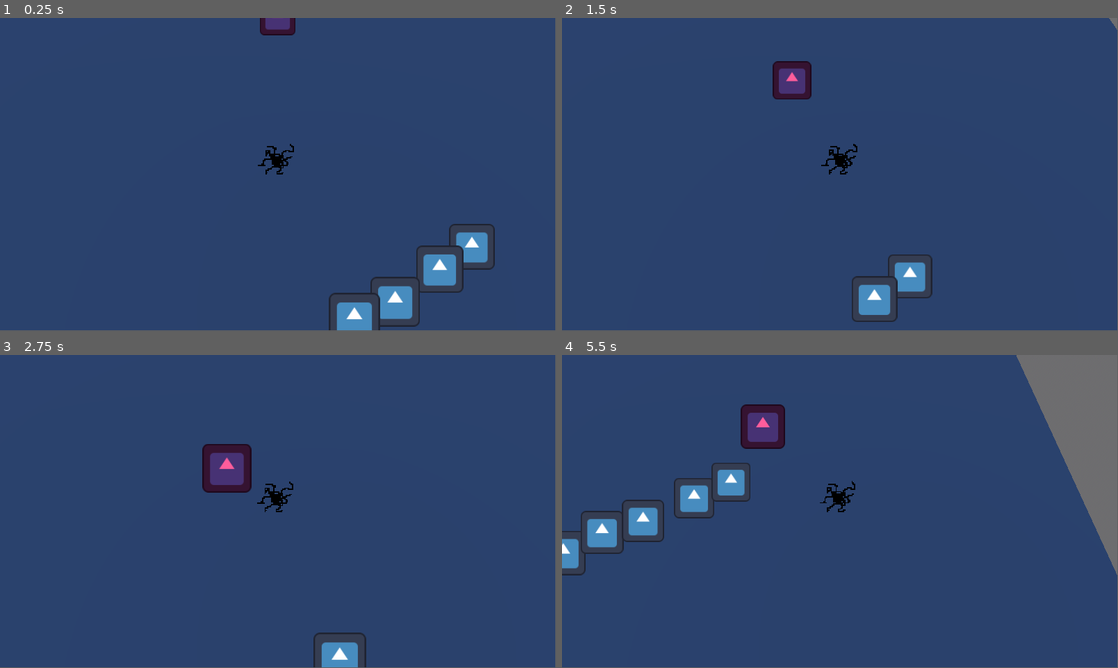
Above: before the commit, frames 1-4 (two rows, left to right).
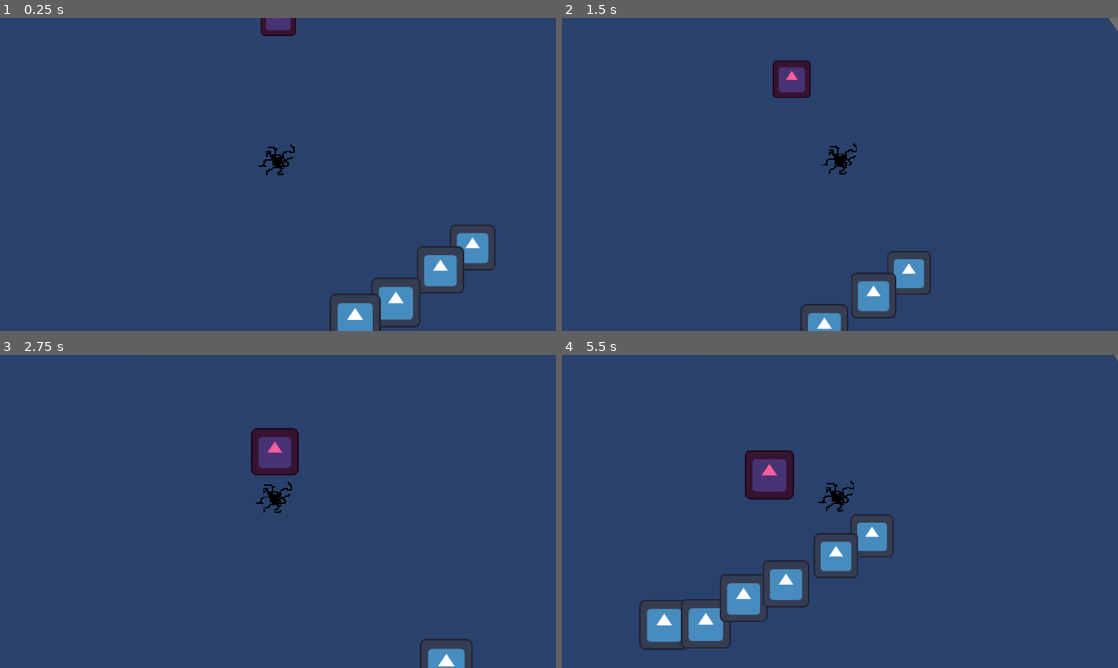
Above: after the commit, the same moments.

Repository: Area9579/Haustoria
Game: Godot game, scene res://Scenes/main.tscn
The game is run twice, just before and just after one commit, with the same random seed, the same clock (stepped at 60 frames per second) and the same inputs. The engine's default icon, where the game draws it, is replaced by a stand-in: a white triangle on a blue panel in a dark square.
Inputs (mouse positions are in pixels of both pictures, inside the frame that each line leads up to):
- Up to frame 1 (0.25 s): no input
- Up to frame 2 (1.5 s): move the mouse to (962, 158) at 0.52 s; press the mouse at (962, 158) at 0.53 s; tap Space (jump) at 0.77 s; move the mouse to (728, 190) at 1.27 s; release the mouse at (728, 190) at 1.28 s; click (728, 190) at 1.35 s
- Up to frame 3 (2.75 s): tap Space (jump) at 1.52 s; move the mouse to (333, 442) at 2.02 s; press the mouse at (333, 442) at 2.03 s
- Up to frame 4 (5.5 s): move the mouse to (812, 574) at 2.77 s; release the mouse at (812, 574) at 2.78 s; click (812, 574) at 2.85 s; tap Space (jump) at 3.02, 3.77, 4.52 s; move the mouse to (1006, 558) at 3.52 s; press the mouse at (1006, 558) at 3.53 s; move the mouse to (673, 464) at 4.27 s; release the mouse at (673, 464) at 4.28 s; click (673, 464) at 4.35 s; move the mouse to (867, 511) at 5.02 s; press the mouse at (867, 511) at 5.03 s
In our replay, the window is 799x449 before the commit and 800x450 after it. These sizes can differ from the game's own. Grey fills any space a smaller window leaves; there, only what the larger window draws over its background counts as a difference.

The runs differ from the first frame. In frame 1, 0.9% of the frame differs, in the area x 46-90%, y 0-100%; in frame 2, 1.9%; in frame 3, 4.6%; in frame 4, 20%, in the area x 0-100%, y 0-95%.

Commit message:
got rid of some redundant code

Diff:
--- a/Scripts/player.gd
+++ b/Scripts/player.gd
@@ -36,11 +36,6 @@
 
 	move_and_slide()
 
-func _input(event: InputEvent) -> void:
-	if event is InputEventMouseButton:
-		if event.button_index == MOUSE_BUTTON_LEFT:
-			if event.pressed:
-				pass
 
 func raycastOnMousePosition(): #function that greates a raycast from the camera to a space in the 3D world based on the mouse position
 	var cam = get_viewport().get_camera_3d()
@@ -80,16 +75,3 @@
 	#this code is for impulse
 	velocity.x = directionVector.x * SPEED
 	velocity.z = -directionVector.y * SPEED
-
-
-func moveTowardsMousePosition(): #moves the playezr towards the position of the mouse
-	await awaitTimer()
-	if (abs(position.x-getMouseWorldPosition().x) > 1.2):
-		position.x = move_toward(position.x,getMouseWorldPosition().x,0.06)
-	if (abs(position.z-getMouseWorldPosition().z) > 1.2):
-		position.z = move_toward(position.z,getMouseWorldPosition().z,0.06)
-
-
-func awaitTimer(): #this timer determens how frequently to call the player movement function
-	await get_tree().create_timer(0.004).timeout
-	moveTowardsMousePosition()
--- a/project.godot
+++ b/project.godot
@@ -15,6 +15,10 @@
 config/features=PackedStringArray("4.3", "Forward Plus")
 config/icon="res://Assets/icon.svg"
 
+[display]
+
+window/stretch/mode="viewport"
+
 [dotnet]
 
 project/assembly_name="Haustoria"
